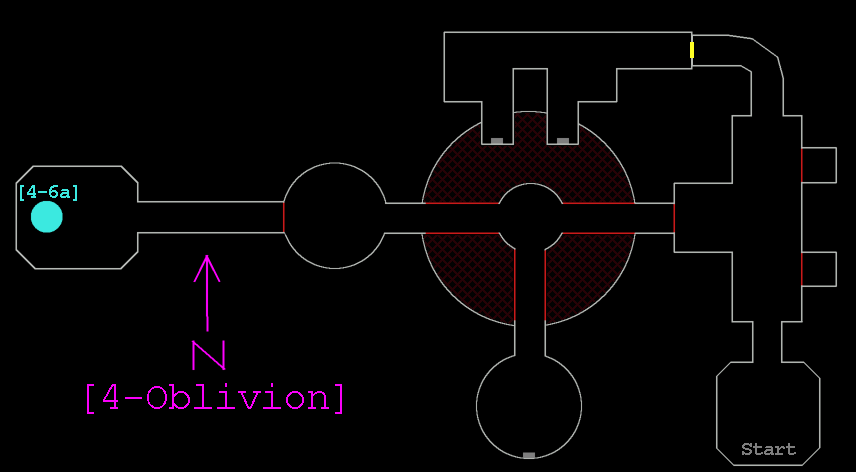
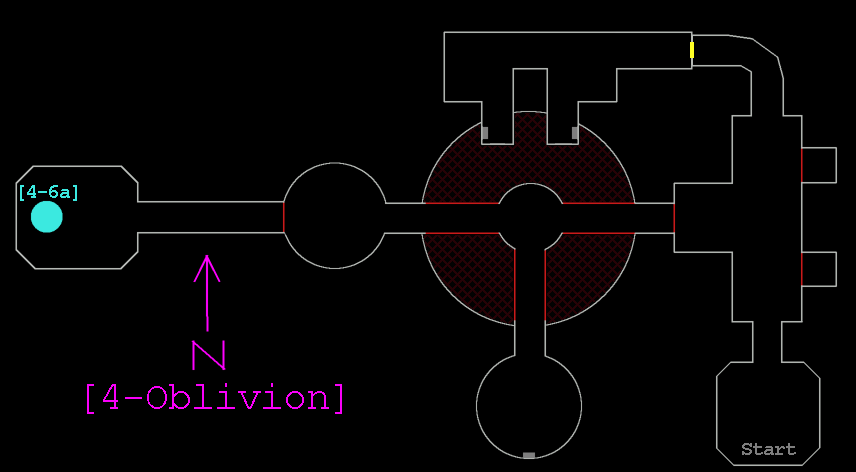
Layer changes from the first w=856, h=472 image to the second:
painted on "main" over [left=482, top=126, right=578, bottom=144]
